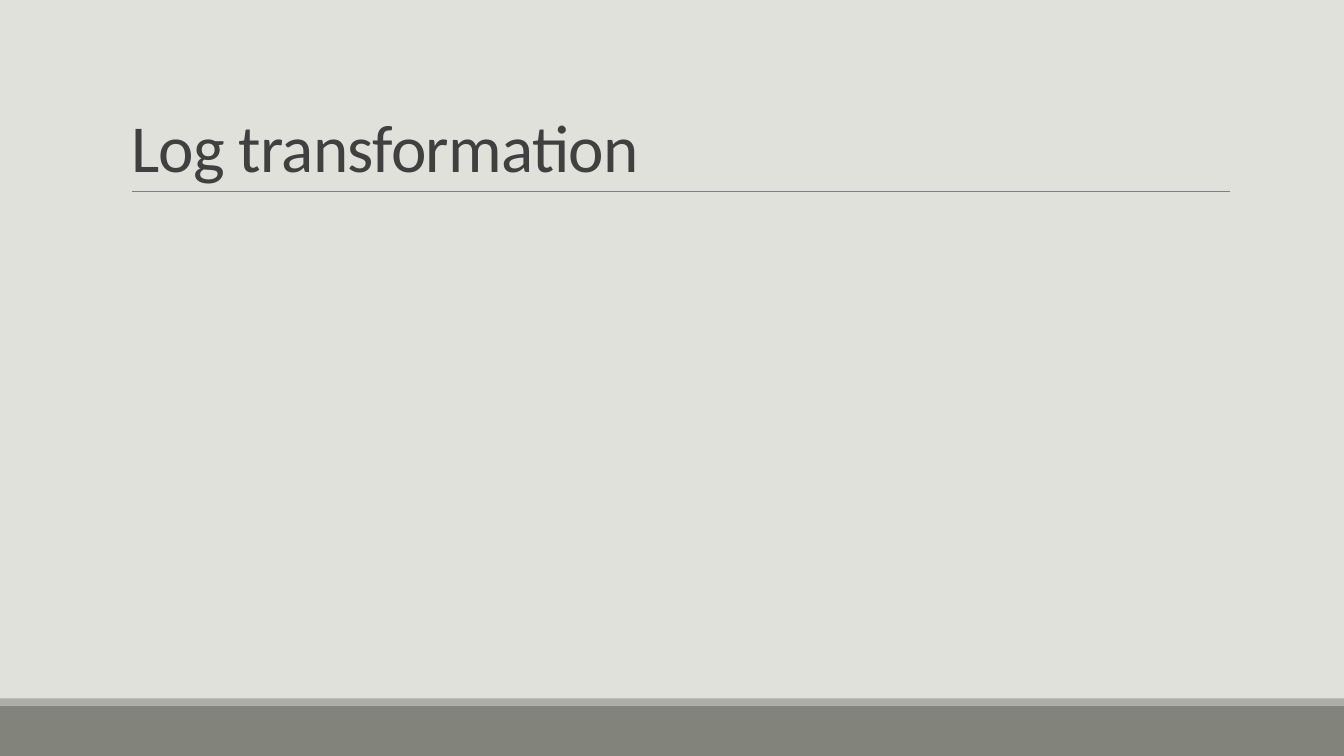
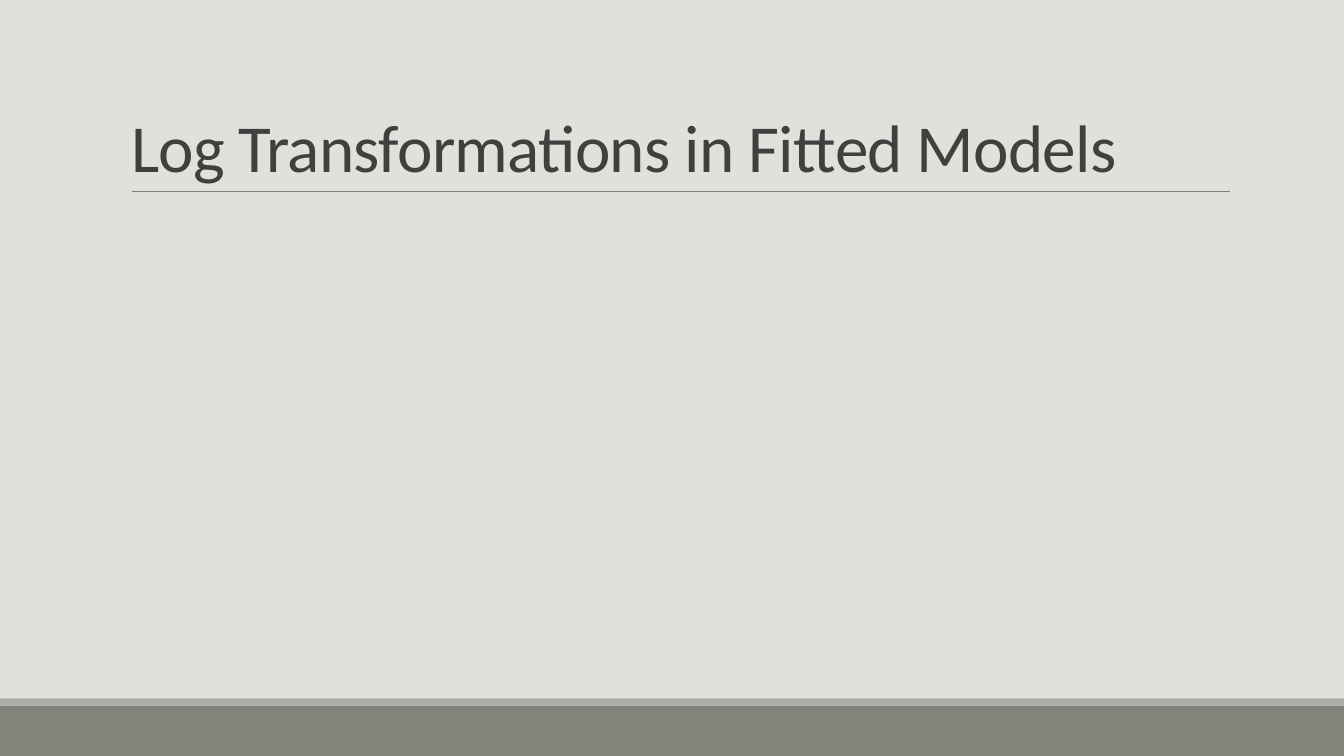
Before and after one commit to casey-whorton-waynestate/public-course-content, a slide deck: slide 50 of Wayne State Course.pptx (slide 49 before the commit). Drawn at 1344x756 pixels with LibreOffice and Linux fonts; fonts in the diff are those of the drawing; grey boxes stand for pictures. Boxes give left, top, right and bottom in pixels: in the first picture for what was removed or moved away, otherwise in the second. Text is boxed around its words. In the diff, an @@ line names an element or a change of style, - is before the commit and + after.

```diff
--- a/Wayne State Course.pptx
+++ b/Wayne State Course.pptx
@@ title at (131,125,1117,184): text changed @@
-Log transformation
+Log Transformations in Fitted Models
```
Also in this commit, not shown: 10 other slides changed, 6 slides added, 7 slides removed.
